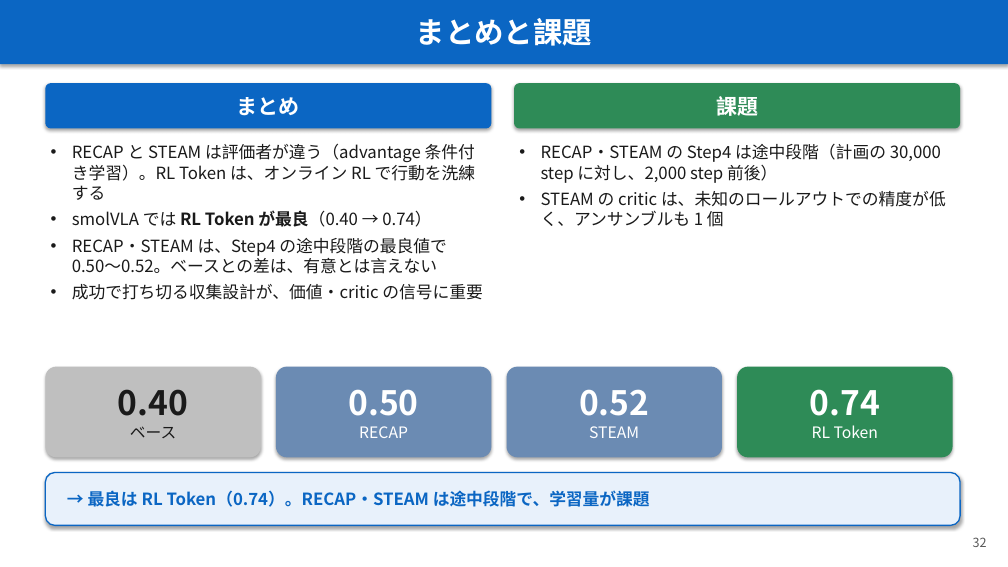
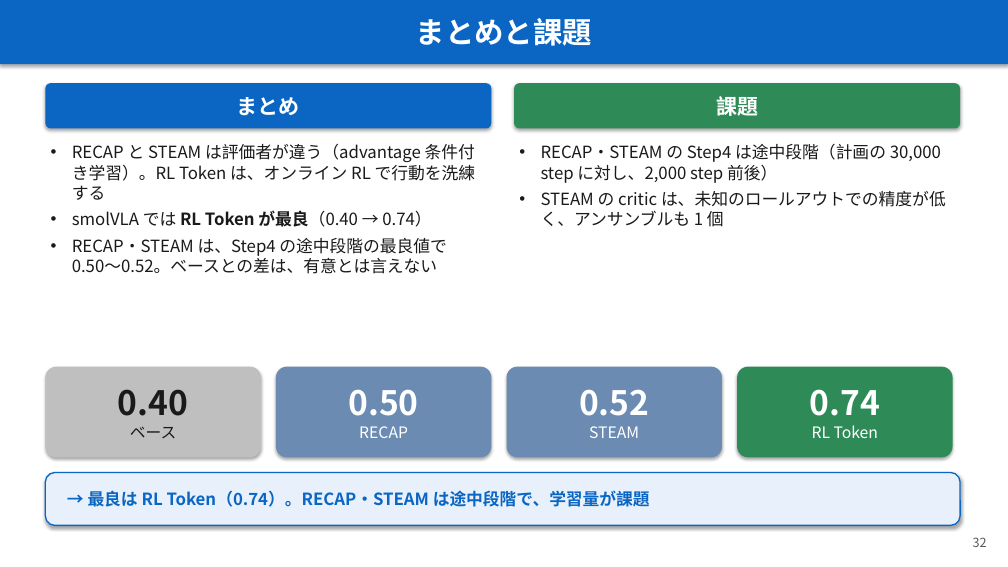
Before and after one commit to Junhand/libero_RL, a slide deck: slide 32 of docs/RECAP_STEAM_RLToken.pptx. Drawn at 1008x567 pixels with LibreOffice and Linux fonts; fonts in the diff are those of the drawing. Boxes give left, top, right and bottom in pixels: in the first picture for what was removed or moved away, otherwise in the second. Text is boxed around its words. In the diff, an @@ line names an element or a change of style, - is before the commit and + after.

```diff
--- a/docs/RECAP_STEAM_RLToken.pptx
+++ b/docs/RECAP_STEAM_RLToken.pptx
@@ text at (72,284,482,300): paragraph removed @@
-• 成功で打ち切る収集設計が、価値・critic の信号に重要
```
Also in this commit, not shown: 5 other slides changed, 1 other file.
